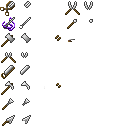
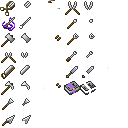
Layers edited between the first and the second 128 x 128 image:
added layer "Pasted Layer #2" above "Pasted Layer #1" over [80, 81, 96, 95]
added layer "Palette" above "Layer #1" over [48, 0, 60, 9]
added layer "Layer #1" (color) above "Layer #2" over [68, 83, 75, 94]
added layer "Layer #2" (50%) above "Layer" over [68, 83, 75, 94]
painted on "Layer" over [64, 33, 109, 95]
